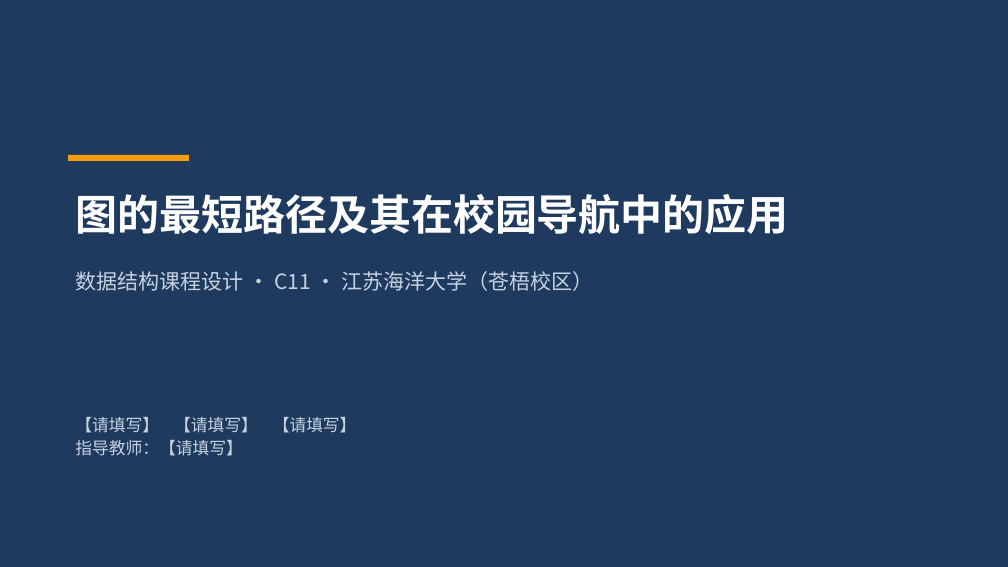
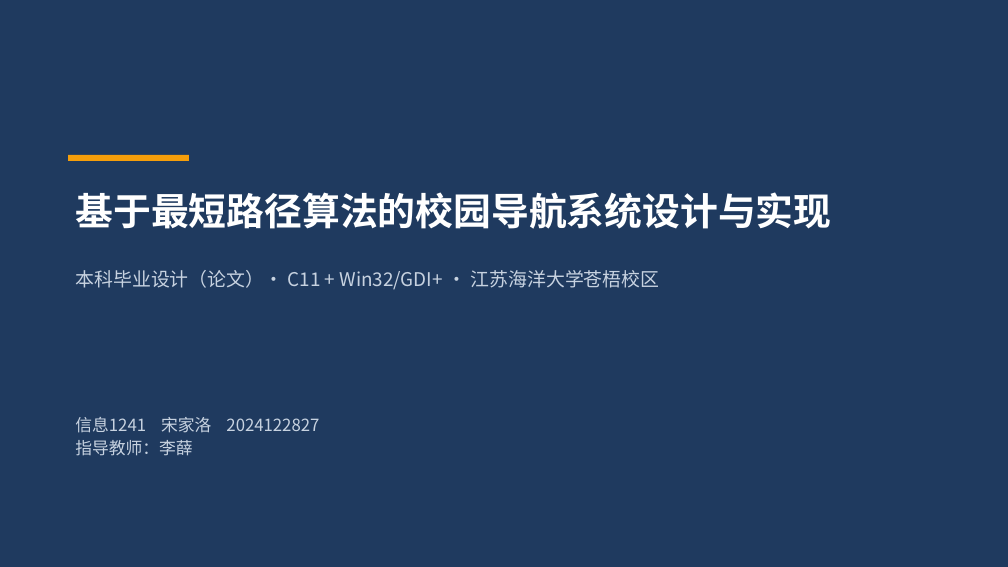
Before and after one commit to CR7Jialuo/UseOfTu, a slide deck: slide 1 of docs/答辩演示.pptx. Drawn at 1008x567 pixels with LibreOffice and Linux fonts; fonts in the diff are those of the drawing. Boxes give left, top, right and bottom in pixels: in the first picture for what was removed or moved away, otherwise in the second. Text is boxed around its words. In the diff, an @@ line names an element or a change of style, - is before the commit and + after.

```diff
--- a/docs/答辩演示.pptx
+++ b/docs/答辩演示.pptx
@@ text at (75, 192, 831, 229): text changed; size 40 to 36 pt @@
-图的最短路径及其在校园导航中的应用
+基于最短路径算法的校园导航系统设计与实现
@@ text at (75, 270, 660, 290): text changed; size 20 to 18 pt @@
-数据结构课程设计 · C11 · 江苏海洋大学（苍梧校区）
+本科毕业设计（论文）· C11 + Win32/GDI+ · 江苏海洋大学苍梧校区
@@ text at (75, 417, 319, 456): text changed @@
-【请填写】 【请填写】 【请填写】
-指导教师：【请填写】
+信息1241 宋家洛 2024122827
+指导教师：李薛
```
Also in this commit, not shown: 11 other slides changed, 9 other files.
